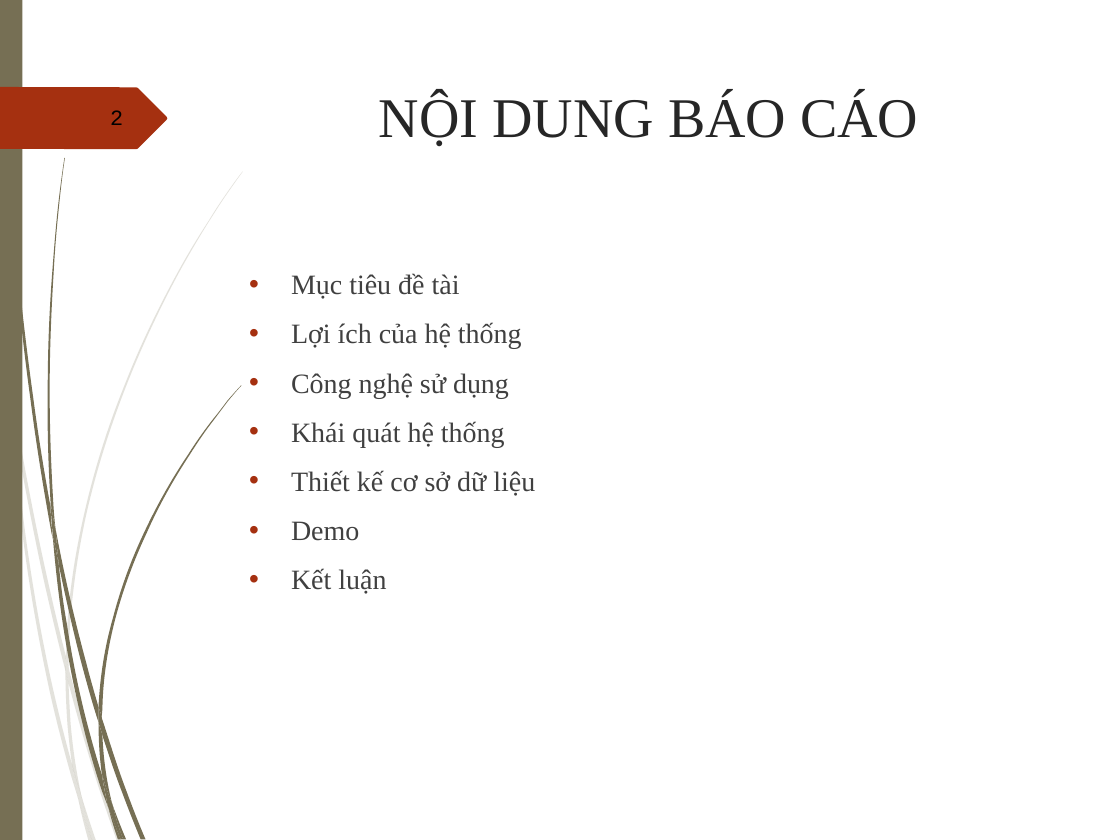
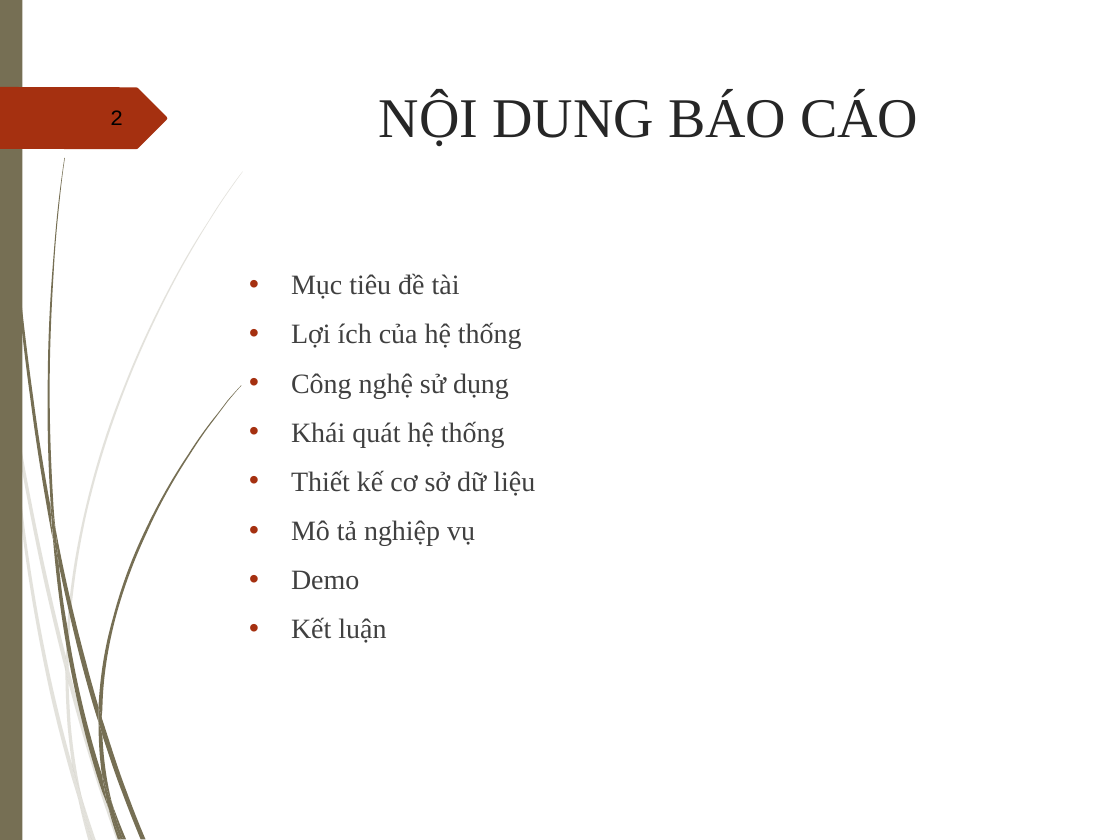
Before and after one commit to Trinhleo/vegetableApp, a slide deck: slide 2 of BÁO-CÁO-ĐỒ-ÁN-TỐT-NGHIỆP - Khanhtrinh.ppt. Drawn at 1120x840 pixels with LibreOffice and Linux fonts; fonts in the diff are those of the drawing; background and template pictures are left out. Boxes give left, top, right and bottom in pixels: in the first picture for what was removed or moved away, otherwise in the second. Text is boxed around its words. In the diff, an @@ line names an element or a change of style, - is before the commit and + after.

```diff
--- a/BÁO-CÁO-ĐỒ-ÁN-TỐT-NGHIỆP - Khanhtrinh.ppt
+++ b/BÁO-CÁO-ĐỒ-ÁN-TỐT-NGHIỆP - Khanhtrinh.ppt
@@ text at box(291, 520, 475, 546): paragraph added @@
+• Mô tả nghiệp vụ
```
Also in this commit, not shown: 7 slides added, 14 other files.
